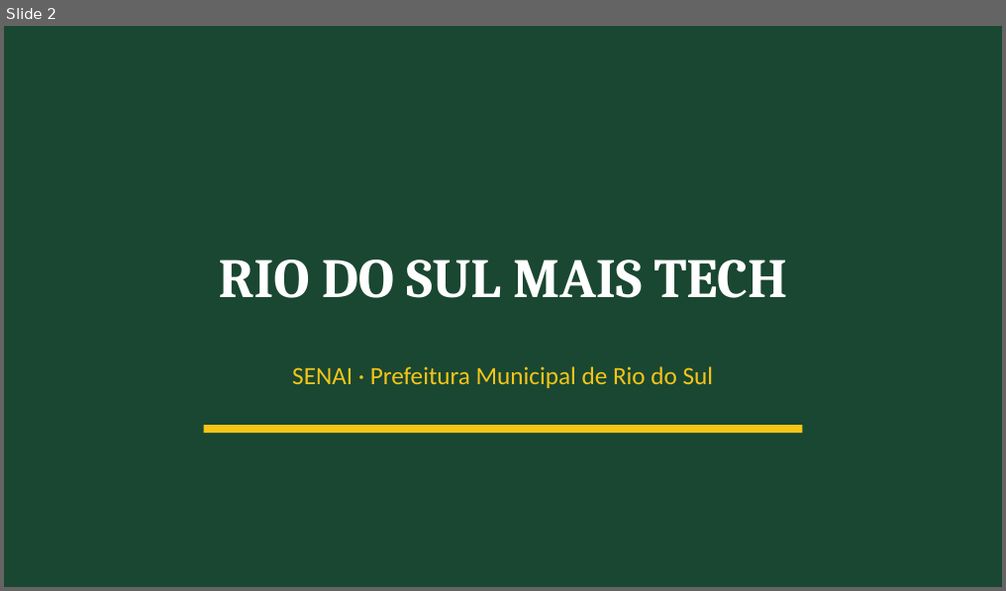
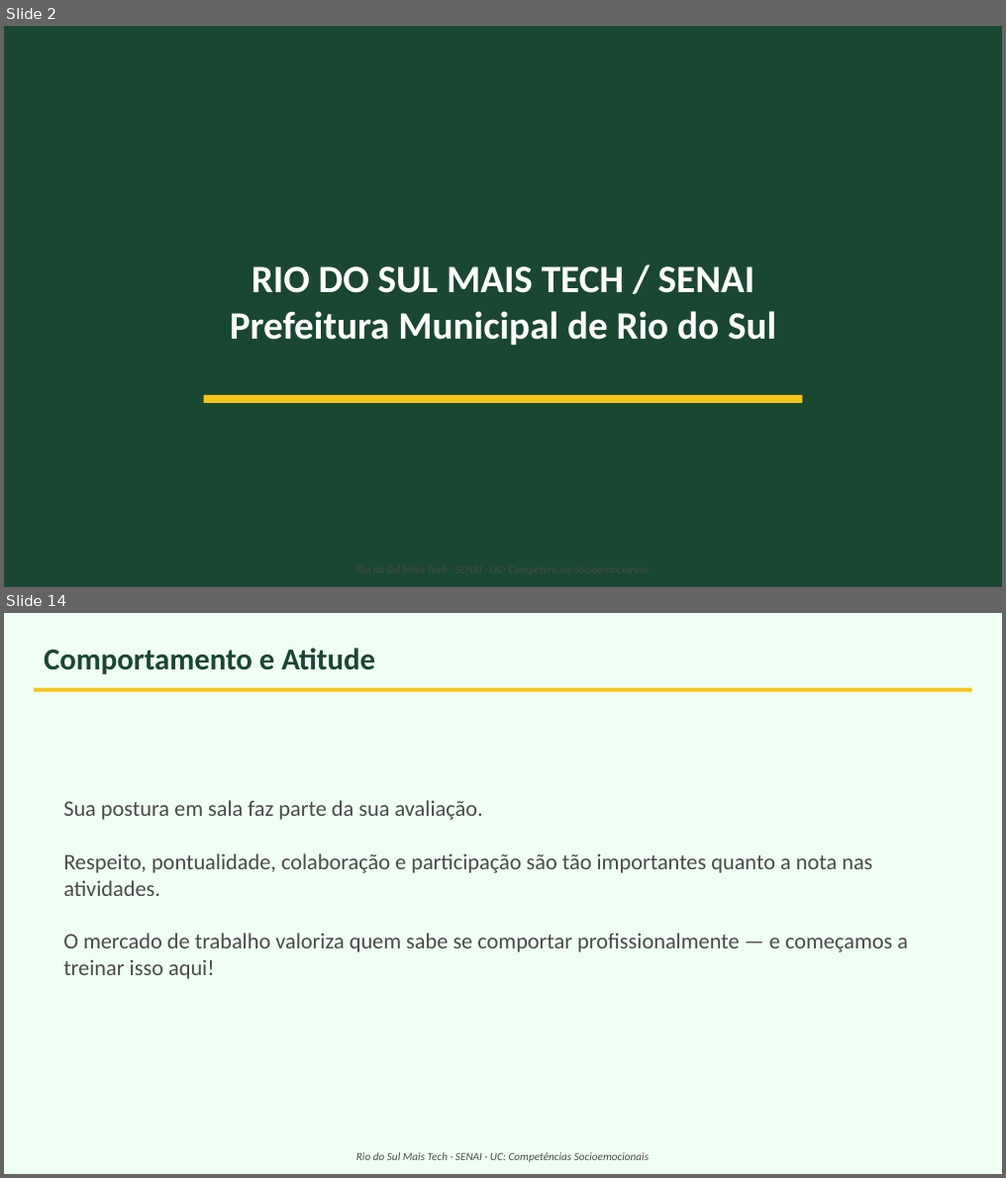
Before and after one commit to Gelvazio/professor-senai, a slide deck: sistema/FICHA-PRODUTO-MAIS-TECH/CompetenciasSocioemocionaisEmpreendedorismo/Slides_Competencias_Socioemocionais_Empreendedorismo.pptx. Shown one above the other, each under a label of ours: slide 2 before the commit, slides 2 and 14 after it; the slides between them are not shown. The pictures are 1006x591 and 1006x1178 pixels, drawn with LibreOffice and Linux fonts; fonts in the diff are those of the drawing. Boxes give left, top, right and bottom in pixels: in the first picture for what was removed or moved away, otherwise in the second. Text is boxed around its words. In the diff, an @@ line names an element or a change of style, - is before the commit and + after.

```diff
--- a/sistema/FICHA-PRODUTO-MAIS-TECH/CompetenciasSocioemocionaisEmpreendedorismo/Slides_Competencias_Socioemocionais_Empreendedorismo.pptx
+++ b/sistema/FICHA-PRODUTO-MAIS-TECH/CompetenciasSocioemocionaisEmpreendedorismo/Slides_Competencias_Socioemocionais_Empreendedorismo.pptx
@@ slide 14 added at <box>4,613,1002,1174</box>, background #F0FFF4 @@
@@ text added at <box>44,648,375,674</box>, 22 pt, text #1A4731, bold @@
+Comportamento e Atitude
@@ rectangle added at <box>34,688,972,692</box>, fill #F5C518 @@
@@ text added at <box>63,800,908,979</box>, 16 pt, text #4A4A4A @@
+Sua postura em sala faz parte da sua avaliação.
+Respeito, pontualidade, colaboração e participação são tão importantes quanto a nota nas atividades.
+O mercado de trabalho valoriza quem sabe se comportar profissionalmente — e começamos a treinar isso aqui!
@@ text added at <box>356,1153,648,1162</box>, 8 pt, text #4A4A4A, italic @@
+Rio do Sul Mais Tech · SENAI · UC: Competências Socioemocionais
@@ slide 2 changed as well @@
@@ background #FFFFFF to #1A4731 @@
@@ rectangle removed at <box>4,26,1002,586</box> @@
@@ text at <box>230,267,776,345</box>: text changed; size 40 to 28 pt; font Cambria to Calibri @@
-RIO DO SUL MAIS TECH
+RIO DO SUL MAIS TECH / SENAI
+Prefeitura Municipal de Rio do Sul
@@ text removed at <box>292,367,714,388</box> @@
-SENAI · Prefeitura Municipal de Rio do Sul
@@ rectangle: place and size @@
-rectangle at <box>204,425,802,433</box>
+rectangle at <box>204,395,802,403</box>
```
Also in this commit, not shown: 13 other slides changed, 25 other slides added, 16 slides removed.
